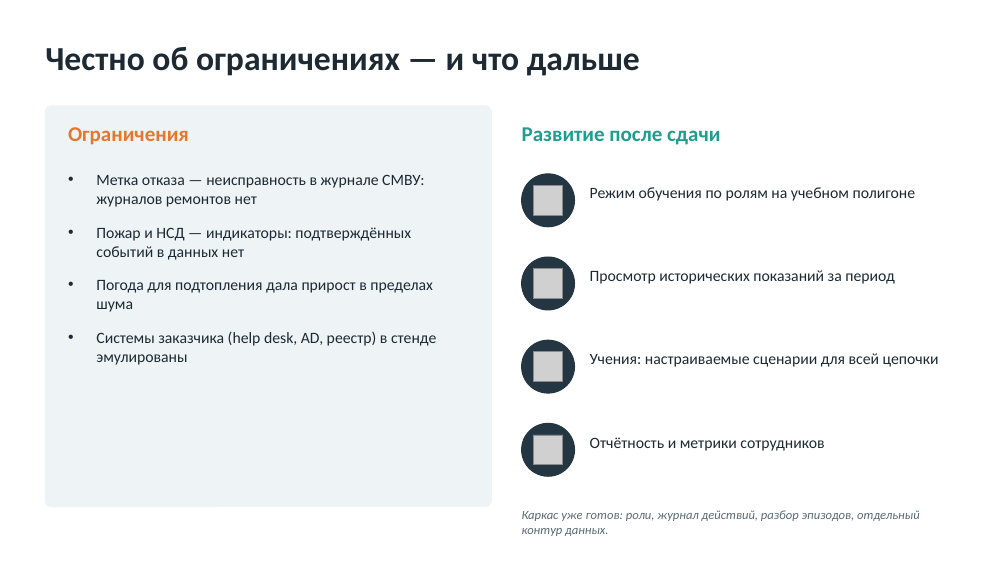
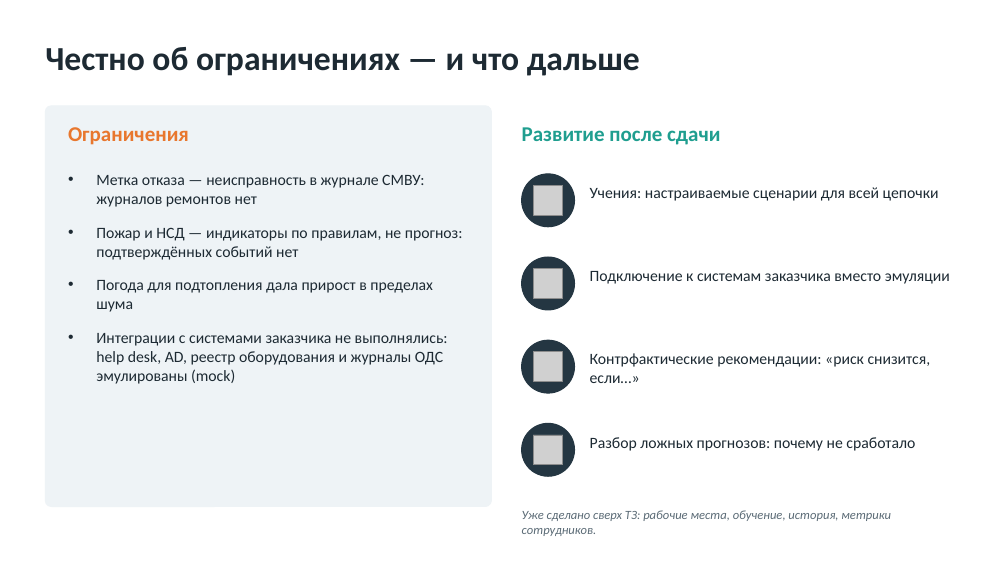
Before and after one commit to Microgit-dev/collector_incident_forecast, a slide deck: slide 20 of docs/delivery/out/Презентация.pptx (slide 17 before the commit). Drawn at 1008x567 pixels with LibreOffice and Linux fonts; fonts in the diff are those of the drawing; grey boxes stand for pictures. Boxes give left, top, right and bottom in pixels: in the first picture for what was removed or moved away, otherwise in the second. Text is boxed around its words. In the diff, an @@ line names an element or a change of style, - is before the commit and + after.

```diff
--- a/docs/delivery/out/Презентация.pptx
+++ b/docs/delivery/out/Презентация.pptx
@@ text at <box>590,187,939,201</box>: text changed @@
-Режим обучения по ролям на учебном полигоне
+Учения: настраиваемые сценарии для всей цепочки
@@ text at <box>96,228,463,260</box>: text changed @@
-• Пожар и НСД — индикаторы: подтверждённых событий в данных нет
+• Пожар и НСД — индикаторы по правилам, не прогноз: подтверждённых событий нет
@@ text at <box>590,271,950,284</box>: text changed @@
-Просмотр исторических показаний за период
+Подключение к системам заказчика вместо эмуляции
@@ text at <box>96,333,448,384</box>: text changed @@
-• Системы заказчика (help desk, AD, реестр) в стенде эмулированы
+• Интеграции с системами заказчика не выполнялись: help desk, AD, реестр оборудования и журналы ОДС эмулированы (mock)
@@ text at <box>590,353,931,383</box>: text changed @@
-Учения: настраиваемые сценарии для всей цепочки
+Контрфактические рекомендации: «риск снизится, если…»
@@ text at <box>590,437,915,451</box>: text changed @@
-Отчётность и метрики сотрудников
+Разбор ложных прогнозов: почему не сработало
@@ text at <box>522,510,891,536</box>: text changed @@
-Каркас уже готов: роли, журнал действий, разбор эпизодов, отдельный контур данных.
+Уже сделано сверх ТЗ: рабочие места, обучение, история, метрики сотрудников.
```
Also in this commit, not shown: 9 other slides changed, 5 slides added, 2 slides removed, 16 other files.
